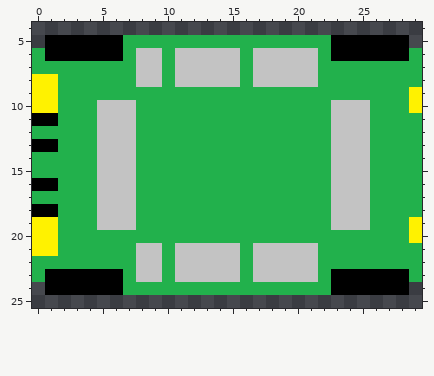
Edited in one commit: pixel-art sprite (images/bus_left.png). The first picture shows the starting point.
The file is 30x30 pixels. Shown: x 0..29, y 4..25.
Now the later version:
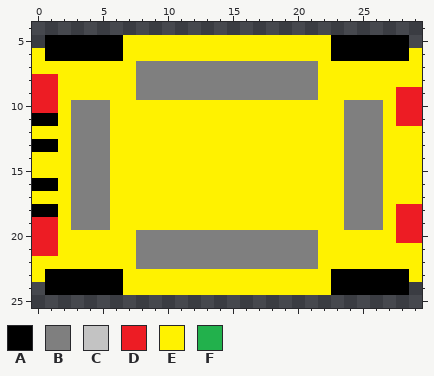
Palette (. is transparent): A #000000  B #7f7f7f  C #c3c3c3  D #ed1c24  E #fff200  F #22b14c
From old to new:
Changed rows in their new state; - is an unchanged pixel.
first column x 0:
 5 -------EEEEEEEEEEEEEEEE-------
 6 E------EEEEEEEEEEEEEEEE------E
 7 EEEEEEEEBBBBBBBBBBBBBBEEEEEEEE
 8 DDEEEEEEBBBBBBBBBBBBBBEEEEEEEE
 9 DDEEEEEEBBBBBBBBBBBBBBEEEEEEDD
10 DDEBBBEEEEEEEEEEEEEEEEEEBBBEDD
11 --EBBBEEEEEEEEEEEEEEEEEEBBBEDD
12 EEEBBBEEEEEEEEEEEEEEEEEEBBBEEE
13 --EBBBEEEEEEEEEEEEEEEEEEBBBEEE
14 EEEBBBEEEEEEEEEEEEEEEEEEBBBEEE
15 EEEBBBEEEEEEEEEEEEEEEEEEBBBEEE
16 --EBBBEEEEEEEEEEEEEEEEEEBBBEEE
17 EEEBBBEEEEEEEEEEEEEEEEEEBBBEEE
18 --EBBBEEEEEEEEEEEEEEEEEEBBBEDD
19 DDEBBBEEEEEEEEEEEEEEEEEEBBBEDD
20 DDEEEEEEBBBBBBBBBBBBBBEEEEEEDD
21 DDEEEEEEBBBBBBBBBBBBBBEEEEEEEE
22 EEEEEEEEBBBBBBBBBBBBBBEEEEEEEE
23 E------EEEEEEEEEEEEEEEE------E
24 -------EEEEEEEEEEEEEEEE-------
